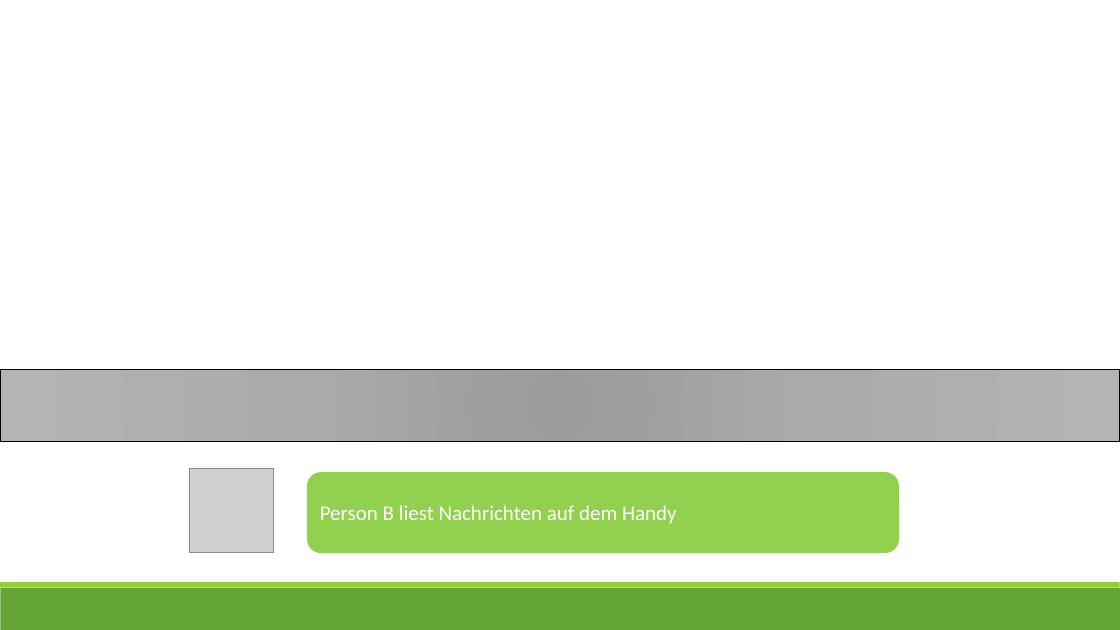
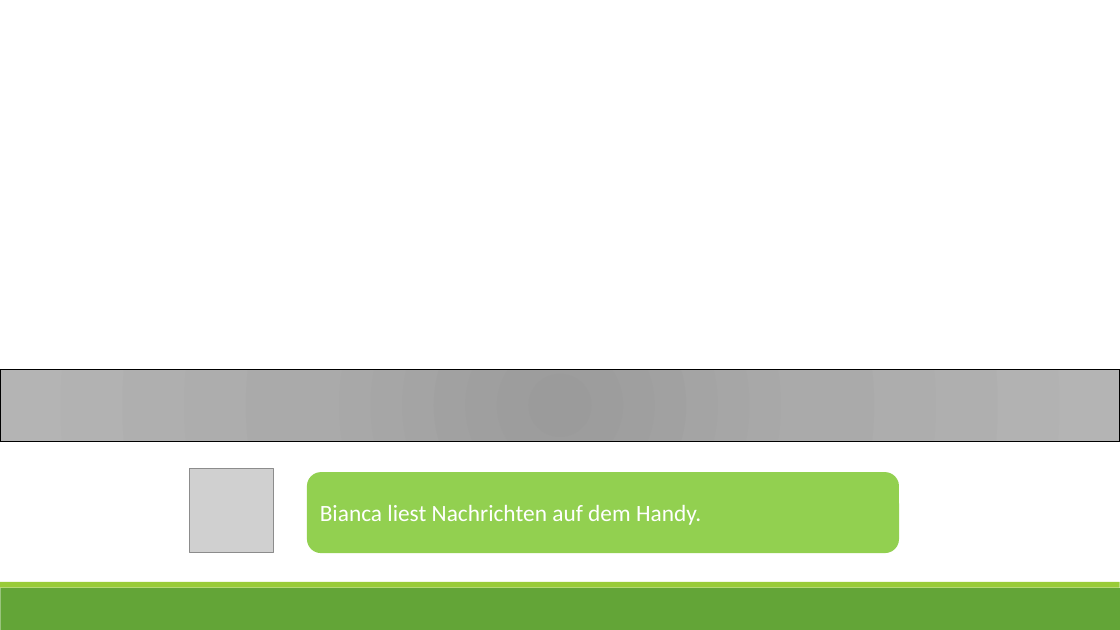
Before and after one commit to ginaamri/Mandy-PhD, a slide deck: slide 18 of studies/Laborstudie ProVisioNET/Scripts/2_script_provisionet_AL.pptx. Drawn at 1120x630 pixels with LibreOffice and Linux fonts; fonts in the diff are those of the drawing; grey boxes stand for pictures. Boxes give left, top, right and bottom in pixels: in the first picture for what was removed or moved away, otherwise in the second. Text is boxed around its words. In the diff, an @@ line names an element or a change of style, - is before the commit and + after.

```diff
--- a/studies/Laborstudie ProVisioNET/Scripts/2_script_provisionet_AL.pptx
+++ b/studies/Laborstudie ProVisioNET/Scripts/2_script_provisionet_AL.pptx
@@ text in rounded rectangle at (320,505,701,525): text changed; size 18 to 20 pt @@
-Person B liest Nachrichten auf dem Handy
+Bianca liest Nachrichten auf dem Handy.
```
Also in this commit, not shown: 18 other slides changed, 8 other files.
